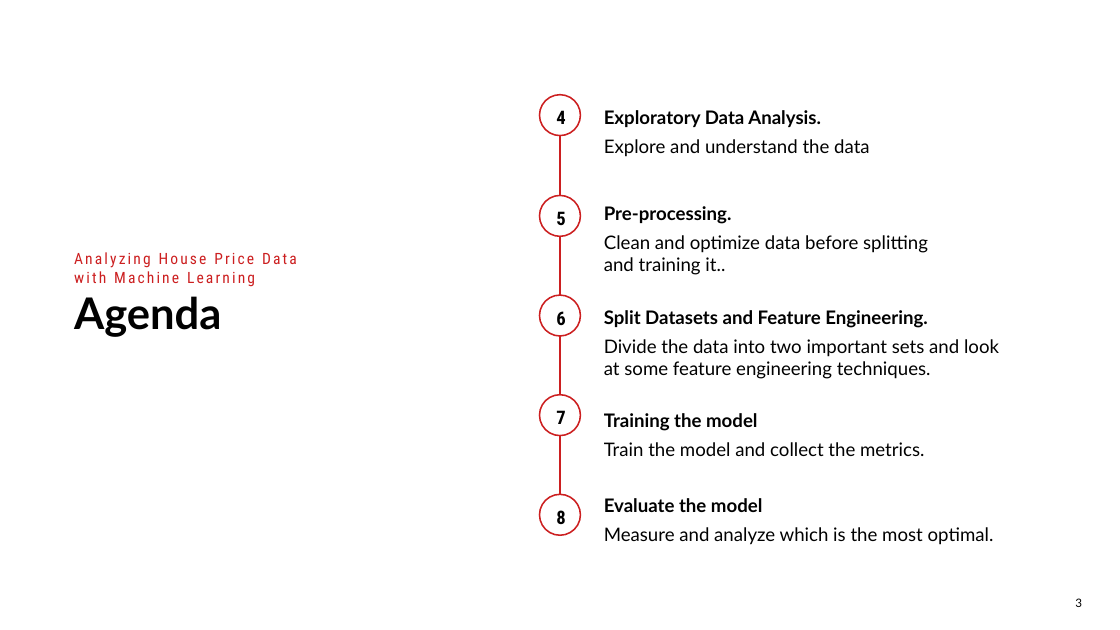
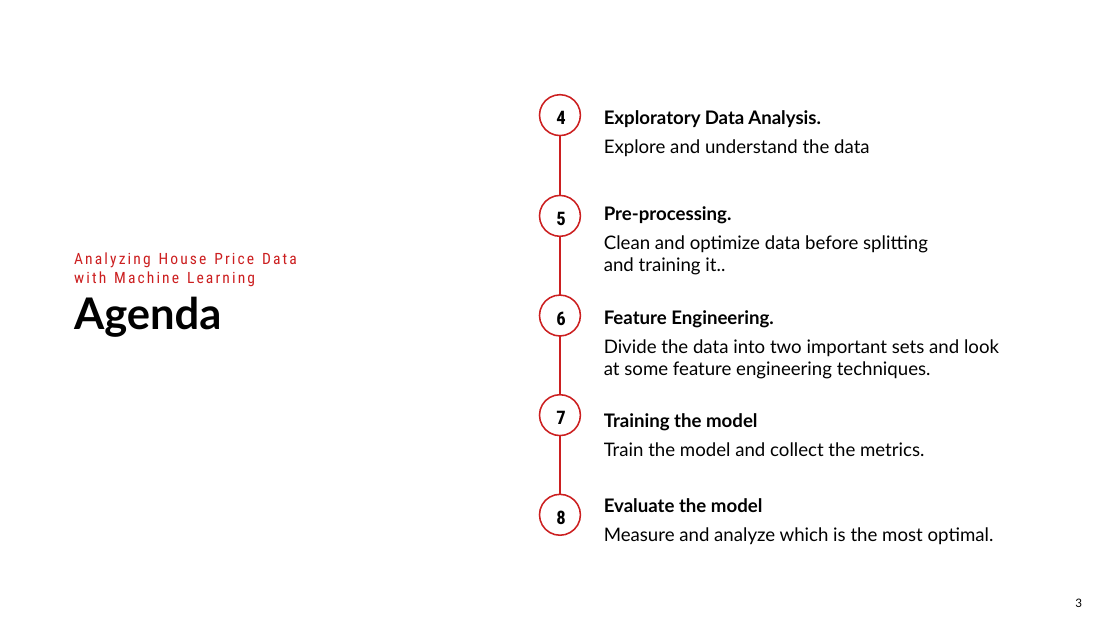
Before and after one commit to albertbolanoss/labs_machine_learning, a slide deck: slide 3 of layers/Case Study_Analyzing House Price Data with Machine Learning.pptx. Drawn at 1120x630 pixels with LibreOffice and Linux fonts; fonts in the diff are those of the drawing; background and template pictures are left out. Boxes give left, top, right and bottom in pixels: in the first picture for what was removed or moved away, otherwise in the second. Text is boxed around its words. In the diff, an @@ line names an element or a change of style, - is before the commit and + after.

```diff
--- a/layers/Case Study_Analyzing House Price Data with Machine Learning.pptx
+++ b/layers/Case Study_Analyzing House Price Data with Machine Learning.pptx
@@ text at (x1=604, y1=310, x2=773, y2=328): text changed @@
-Split Datasets and Feature Engineering.
+Feature Engineering.
```
Also in this commit, not shown: 4 other files.
